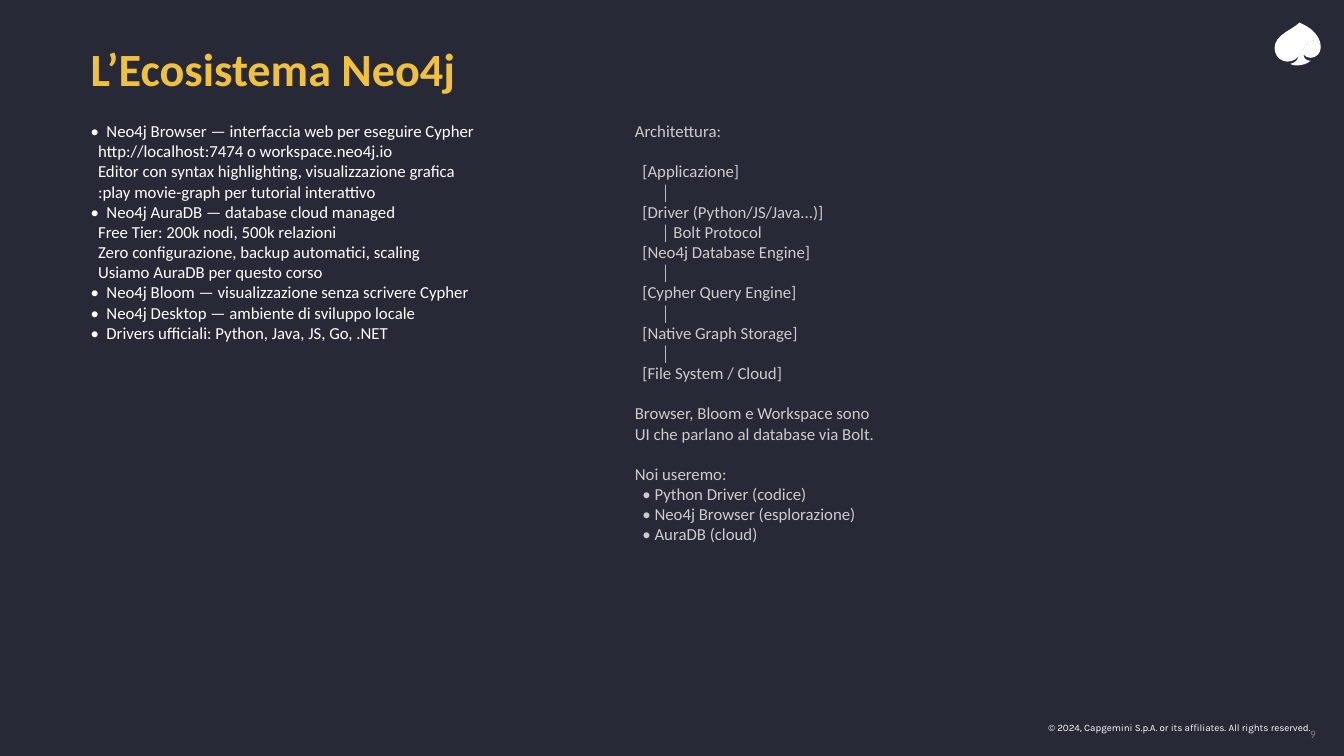
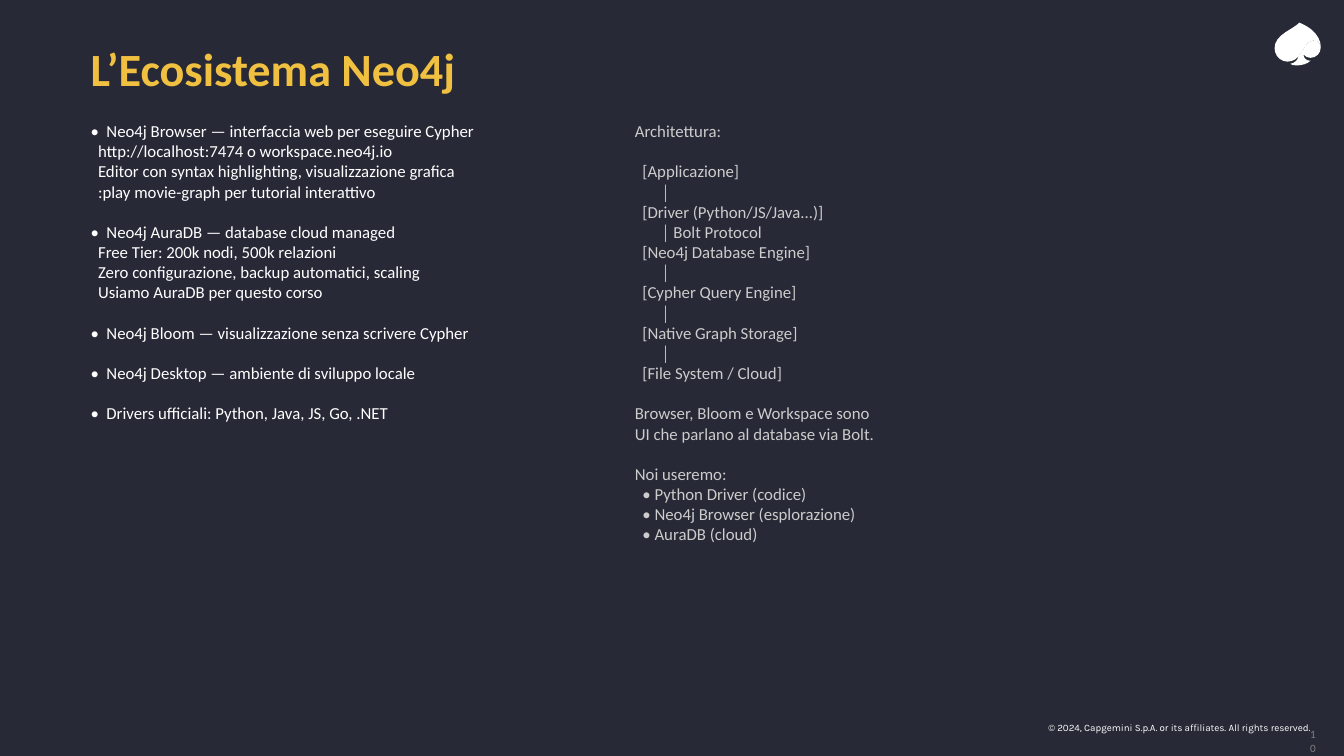
Before and after one commit to leobcc/neo4j-training-course-material, a slide deck: slide 10 of slides/session-01/session-01.pptx (slide 9 before the commit). Drawn at 1344x756 pixels with LibreOffice and Linux fonts; fonts in the diff are those of the drawing. Boxes give left, top, right and bottom in pixels: in the first picture for what was removed or moved away, otherwise in the second. Text is boxed around its words. In the diff, an @@ line names an element or a change of style, - is before the commit and + after.

```diff
--- a/slides/session-01/session-01.pptx
+++ b/slides/session-01/session-01.pptx
@@ text "• Neo4j Browser — interfaccia ..." rewrapped from (x1=98, y1=125, x2=473, y2=342) to (x1=98, y1=125, x2=473, y2=422) @@
```
Also in this commit, not shown: 3 other slides changed, 1 slide added.
